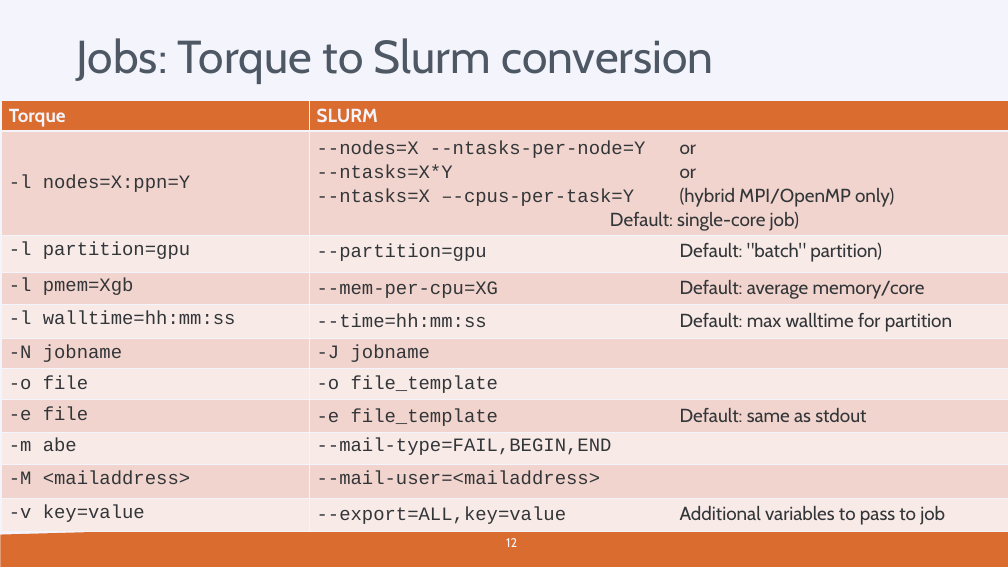
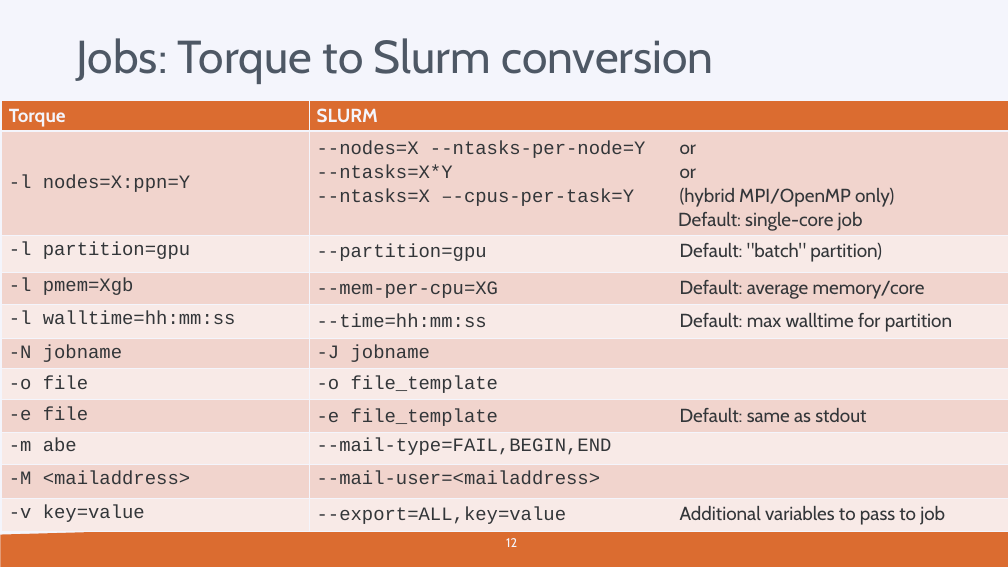
Before and after one commit to hpcleuven/wice-inauguration, a slide deck: slide 12 of Slurm session.pptx. Drawn at 1008x567 pixels with LibreOffice and Linux fonts; fonts in the diff are those of the drawing; background and template pictures are left out. Boxes give left, top, right and bottom in pixels: in the first picture for what was removed or moved away, otherwise in the second. Text is boxed around its words. In the diff, an @@ line names an element or a change of style, - is before the commit and + after.

```diff
--- a/Slurm session.pptx
+++ b/Slurm session.pptx
@@ table at <box>2,101,1008,532</box> @@
-row 2, column 2: --nodes=X --ntasks-per-node=Y or --ntasks=X*Y or --ntasks=X –-cpus-per-task=Y (hybrid MPI/OpenMP only) Default: single-core job)
+row 2, column 2: --nodes=X --ntasks-per-node=Y or --ntasks=X*Y or --ntasks=X –-cpus-per-task=Y (hybrid MPI/OpenMP only) Default: single-core job
```
Also in this commit, not shown: 15 other slides changed.
